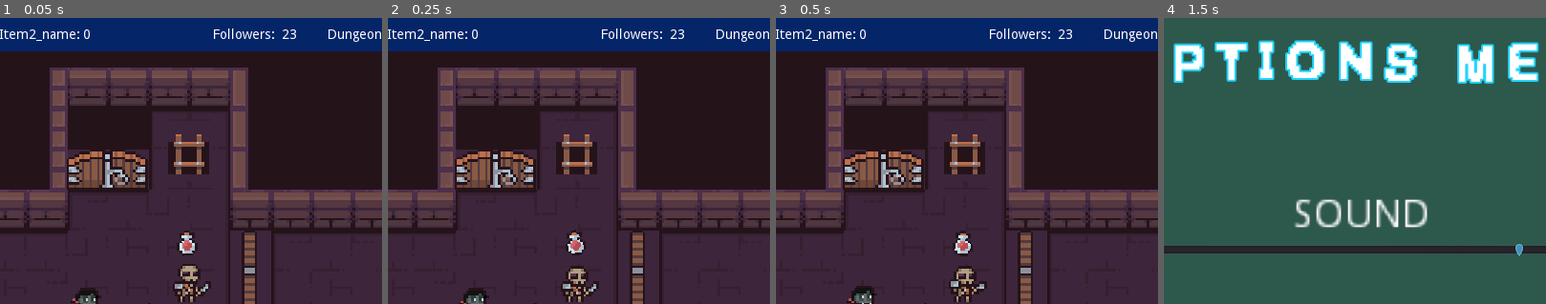
Above: before the commit, frames 1-4 (left to right).
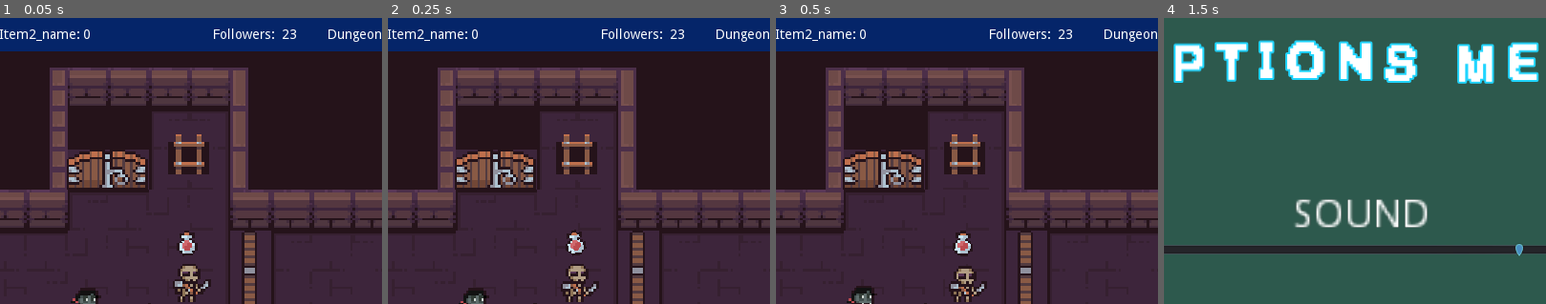
Above: after the commit, the same moments.

Repository: ktosox/Godot_Wild_06_2020
Game: Godot game, scene res://LEVELS/TEST/GameLevel.tscn
Same seed, same stepped clock (60 frames per second), same inputs: the game is played once before the commit and once after it. This scene is started directly instead of the project's main scene. Sound files missing from this copy of the repository are replaced by a short silence.
Inputs (mouse positions are % of the whole screen's width and height, from its top left):
- Up to frame 1 (0.05 s): no input
- Up to frame 2 (0.25 s): no input
- Up to frame 3 (0.5 s): no input
- Up to frame 4 (1.5 s): click "OPTIONS" at 0.5 s; move the mouse to (72, 45) at 1.27 s; press the mouse at (72, 45) at 1.28 s
The pictures show only the part of the screen within x 25-75%, y 2-52%; the shares and areas given below are measured in that part.

The runs differ from the first frame. In frame 1, 0.2% of the frame differs, in the area x 45-56%, y 91-98%; in frame 2, 0.3%, in the area x 46-53%, y 86-97%; in frame 3, 0.2%; in frame 4, nothing differs.

Commit message:
exported dailog skill data in to it's own JSON file

Diff:
--- a/Game/Battle/Battle_View.gd
+++ b/Game/Battle/Battle_View.gd
@@ -36,15 +36,19 @@
 onready var textField = $VBoxContainer/ButtonSpace/RichTextLabel
 
 export var dialogSkills ={
-	1: ["Point out how bad dungeon looks",3,2,0,1,-1],
-	2: ["Try to address monster honor/pride [PH]",3,1,2,-1,-1],
-	3: ["Badmouth current dungeon master",3,0,-1,1,-3],
-	4: ["Complain about low quality equipment",3,1,2,1,-1],
+	1: ["Pos",3,2,0,1,-1],
+	2: ["/pride [PH]",3,1,2,-1,-1],
+	3: ["er",3,0,-1,1,-3],
+	4: ["Copment",3,1,2,1,-1],
 	5: ["Address bad living conditions",6,1,1,2,-1],
 	6: ["Tell him, he deserves better than this",6,1,1,2,-1],
 	7: ["Tell him, current dungeon master doesnt deserve his services",6,2,0,0,-3],
 	8: ["Complain how dungeon master isnt taking care of his employees",6,1,0,1,-3],
 	9: ["Tell how you would improve it",2,0,1,0,-1],
+	10:["Give him nice decoration to his room",0,0,0,0,0],
+	11:["Convince him to join you [PH]",0,0,0,0,0],
+	12:["Promise high position in new dungeon order",0,0,0,0,0],
+	13:["Try to bribe him with one of your items",0,0,0,0,0]
 }
 
 
@@ -66,13 +70,30 @@
 
 # Called when the node enters the scene tree for the first time.
 func _ready():
-
+	load_dialog_skills()
 	randomize()
 	load_battle()
 
 
 	pass # Replace with function body.
-
+func load_dialog_skills():
+	var path = "res://JSONs/dialog_skills.json"
+	var file = File.new()
+	if not file.file_exists(path):
+		print("no file to load dialog skills")
+		return
+
+	file.open(path,file.READ)
+
+	var text = file.get_as_text()
+
+	var result = (parse_json(text))
+	for t in result:
+		dialogSkills[int(t)]=result[t].duplicate()
+
+	file.close()
+	print(dialogSkills)
+	pass
 
 func load_battle():
 	GM.currentBattle = self
@@ -176,6 +197,7 @@
 
 	var base_dmg = 0
 	var selected_skill = SM.get_skill(skill_map[bttn])
+	add_text("You use " + selected_skill["Name"])
 	#print(selected_skill)
 	if (selected_skill["Cooldown"]!=0):
 		button_map[bttn].CD = selected_skill["Cooldown"]
@@ -196,10 +218,7 @@
 	# if base_dmg > 0 then deal base_dmg+modifier to enemy HP
 	# else skip dealing dmg
 
-#	textField.append_bbcode("You "+skill[0]+", ")
-#	if(textField.get_line_count()>6):
-#		textField.remove_line(0)
-#	textField.newline()
+
 
 
 	enemy_turn()
@@ -222,9 +241,9 @@
 			skill_pool.erase(z)
 	var base_dmg = 0
 	var skillID = skill_pool[randi()%skill_pool.size()]
-	print("The selected skill is: ",skillID)
+
 	var selected_skill = SM.get_skill(5 +( GM.battleCallerData["type"]*5 )+skillID)
-	print(selected_skill)
+	add_text("The enemy used "+selected_skill["Name"])
 	if (selected_skill["Cooldown"]!=0):
 		enemySkillCooldowns[skillID] = selected_skill["Cooldown"]
 
@@ -362,7 +381,7 @@
 func progress_negotiation(bttn):
 	if(current_step==1):
 		chaos_bar.value+=2
-		convince_bar.value+=dialogSkills[bttn][1]+dialogSkills[bttn][2+randi()%4]
+		complete_negotiation(bttn)
 		negociate_step2(bttn)
 	elif(current_step==2):
 		chaos_bar.value+=2
@@ -370,16 +389,16 @@
 			1:
 				match(negotiation_branch):
 					1:
-						convince_bar.value+=dialogSkills[6][1]+dialogSkills[6][2+randi()%4]
+						complete_negotiation(6)
 						pass
 					2:
-						convince_bar.value+=dialogSkills[6][1]+dialogSkills[6][2+randi()%4]
+						complete_negotiation(6)
 						pass
 					3:
-						convince_bar.value+=dialogSkills[7][1]+dialogSkills[7][2+randi()%4]
+						complete_negotiation(7)
 						pass
 					4:
-						convince_bar.value+=dialogSkills[5][1]+dialogSkills[5][2+randi()%4]
+						complete_negotiation(5)
 						pass
 				#do math
 
@@ -388,16 +407,16 @@
 			2:
 				match(negotiation_branch):
 					1:
-						convince_bar.value+=dialogSkills[5][1]+dialogSkills[5][2+randi()%4]
+						complete_negotiation(5)
 						pass
 					2:
-						convince_bar.value+=dialogSkills[7][1]+dialogSkills[7][2+randi()%4]
+						complete_negotiation(7)
 						pass
 					3:
-						convince_bar.value+=dialogSkills[8][1]+dialogSkills[8][2+randi()%4]
+						complete_negotiation(8)
 						pass
 					4:
-						convince_bar.value+=dialogSkills[8][1]+dialogSkills[8][2+randi()%4]
+						complete_negotiation(8)
 						pass
 
 				negociate_step3(bttn)
@@ -415,28 +434,28 @@
 					1:
 						match(negotiation_sub_branch):
 							1:
-								convince_bar.value+=dialogSkills[5][1]+dialogSkills[5][2+randi()%4]
-							2:
-								convince_bar.value+=dialogSkills[6][1]+dialogSkills[6][2+randi()%4]
+								complete_negotiation(5)
+							2:
+								complete_negotiation(6)
 								pass
 					2:
 						match(negotiation_sub_branch):
 							1:
-								convince_bar.value+=dialogSkills[5][1]+dialogSkills[5][2+randi()%4]
-							2:
-								convince_bar.value+=dialogSkills[8][1]+dialogSkills[8][2+randi()%4]
+								complete_negotiation(5)
+							2:
+								complete_negotiation(8)
 					3:
 						match(negotiation_sub_branch):
 							1:
-								convince_bar.value+=dialogSkills[8][1]+dialogSkills[8][2+randi()%4]
-							2:
-								convince_bar.value+=dialogSkills[5][1]+dialogSkills[5][2+randi()%4]
+								complete_negotiation(8)
+							2:
+								complete_negotiation(5)
 					4:
 						match(negotiation_sub_branch):
 							1:
-								convince_bar.value+=dialogSkills[8][1]+dialogSkills[8][2+randi()%4]
-							2:
-								convince_bar.value+=dialogSkills[7][1]+dialogSkills[7][2+randi()%4]
+								complete_negotiation(8)
+							2:
+								complete_negotiation(7)
 				negociate_step4(bttn)
 				pass
 			2:
@@ -444,42 +463,53 @@
 					1:
 						match(negotiation_sub_branch):
 							1:
-								convince_bar.value+=dialogSkills[7][1]+dialogSkills[7][2+randi()%4]
-							2:
-								convince_bar.value+=dialogSkills[8][1]+dialogSkills[8][2+randi()%4]
+								complete_negotiation(7)
+							2:
+								complete_negotiation(8)
 					2:
 						match(negotiation_sub_branch):
 							1:
-								convince_bar.value+=dialogSkills[7][1]+dialogSkills[7][2+randi()%4]
-							2:
-								convince_bar.value+=dialogSkills[6][1]+dialogSkills[6][2+randi()%4]
+								complete_negotiation(7)
+							2:
+								complete_negotiation(6)
 					3:
 						match(negotiation_sub_branch):
 							1:
-								convince_bar.value+=dialogSkills[6][1]+dialogSkills[6][2+randi()%4]
-							2:
-								convince_bar.value+=dialogSkills[7][1]+dialogSkills[7][2+randi()%4]
+								complete_negotiation(6)
+							2:
+								complete_negotiation(7)
 					4:
 						match(negotiation_sub_branch):
 							1:
-								convince_bar.value+=dialogSkills[6][1]+dialogSkills[6][2+randi()%4]
-							2:
-								convince_bar.value+=dialogSkills[5][1]+dialogSkills[5][2+randi()%4]
+								complete_negotiation(6)
+							2:
+								complete_negotiation(5)
 				negociate_step4(bttn)
 				pass
 			3:
 				#do math
-				convince_bar.value+=dialogSkills[9][1]+dialogSkills[9][2+randi()%4]
+				complete_negotiation(9)
 				negociate_step1()
 				pass
 	elif(current_step==4):
 		chaos_bar.value+=1
 		#do math
-		convince_bar.value+=dialogSkills[9][1]+dialogSkills[9][2+randi()%4]
+		complete_negotiation(9)
 		negociate_step1()
 	pass
 
-
+func add_text(text):
+	textField.newline()
+	textField.append_bbcode(String(text) )
+	if(textField.get_line_count()>15):
+		textField.remove_line(0)
+
+	pass
+
+func complete_negotiation(selection):
+	convince_bar.value+=dialogSkills[selection][1]+dialogSkills[selection][enemy_type+2]
+	add_text(dialogSkills[selection][0])
+	pass
 
 func player_defeat():
 
--- a/Game/Battle/Battle_View.tscn
+++ b/Game/Battle/Battle_View.tscn
@@ -269,6 +269,37 @@
 -thrhrh"
 bttnID = 4
 
+[node name="StartFight" type="Button" parent="VBoxContainer/ButtonSpace"]
+margin_left = 600.0
+margin_top = 80.0
+margin_right = 693.0
+margin_bottom = 100.0
+rect_scale = Vector2( 2, 2 )
+text = "START FIGHT"
+__meta__ = {
+"_edit_use_anchors_": false
+}
+
+[node name="Options" type="Button" parent="VBoxContainer/ButtonSpace"]
+margin_left = 600.0
+margin_top = 16.0
+margin_right = 691.0
+margin_bottom = 36.0
+rect_scale = Vector2( 2, 2 )
+text = "OPTIONS"
+__meta__ = {
+"_edit_use_anchors_": false
+}
+
+[node name="ButtonBlocker" type="ColorRect" parent="VBoxContainer/ButtonSpace"]
+margin_top = -2.0
+margin_right = 800.0
+margin_bottom = 198.0
+color = Color( 0, 0, 0, 0.698039 )
+__meta__ = {
+"_edit_use_anchors_": false
+}
+
 [node name="RichTextLabel" type="RichTextLabel" parent="VBoxContainer/ButtonSpace"]
 margin_left = 192.0
 margin_top = 8.0
@@ -276,37 +307,7 @@
 margin_bottom = 192.0
 custom_fonts/normal_font = ExtResource( 4 )
 bbcode_enabled = true
-__meta__ = {
-"_edit_use_anchors_": false
-}
-
-[node name="StartFight" type="Button" parent="VBoxContainer/ButtonSpace"]
-margin_left = 600.0
-margin_top = 80.0
-margin_right = 693.0
-margin_bottom = 100.0
-rect_scale = Vector2( 2, 2 )
-text = "START FIGHT"
-__meta__ = {
-"_edit_use_anchors_": false
-}
-
-[node name="Options" type="Button" parent="VBoxContainer/ButtonSpace"]
-margin_left = 600.0
-margin_top = 16.0
-margin_right = 691.0
-margin_bottom = 36.0
-rect_scale = Vector2( 2, 2 )
-text = "OPTIONS"
-__meta__ = {
-"_edit_use_anchors_": false
-}
-
-[node name="ButtonBlocker" type="ColorRect" parent="VBoxContainer/ButtonSpace"]
-margin_top = -2.0
-margin_right = 800.0
-margin_bottom = 198.0
-color = Color( 0, 0, 0, 0.698039 )
+scroll_following = true
 __meta__ = {
 "_edit_use_anchors_": false
 }
--- a/Game/Items/Potion.gd
+++ b/Game/Items/Potion.gd
@@ -4,7 +4,7 @@
 # Declare member variables here. Examples:
 # var a = 2
 # var b = "text"
-export var health = true
+var health = true
 export var big = true
 
 var small_health = Vector2(128,144)
--- a/Game/Items/chest/Chest.gd
+++ b/Game/Items/chest/Chest.gd
@@ -1,11 +1,14 @@
 extends Node2D
+
+var potion_scene = preload("res://Items/Potion.tscn")
+var key_scene = preload("res://Items/Key.tscn")
 
 
 # Declare member variables here. Examples:
 # var a = 2
 # var b = "text"
-export var item_type = 0
-export var item_ammount = 0
+export var item_type = 1
+#export var item_ammount = 0
 
 # Called when the node enters the scene tree for the first time.
 func _ready():
@@ -20,11 +23,31 @@
 func _on_HitBox_area_entered(area):
 	$Sprite.animation = "open"
 	$Fade.play("New Anim")
+	var new_item
 	match(item_type):
 		1:
+			new_item = potion_scene.instance()
+			new_item.big = false
+			#potion_small
 			pass
 		2:
+			new_item = potion_scene.instance()
+			new_item.big = true
+			#potion_big
 			pass
 		3:
+			new_item = key_scene.instance()
+
+			#key
 			pass
+		4:
+			#item1
+			pass
+		5:
+			#item2
+			pass
+	if(new_item!=null):
+		new_item.global_position = global_position
+		GM.current_level.add_child(new_item)
+	$HitBox.queue_free()
 	pass # Replace with function body.
--- /dev/null
+++ b/Game/JSONs/dialog_skills.json
@@ -0,0 +1,15 @@
+{
+	"1" : ["Point out how bad dungeon looks",3,2,0,1,-1],
+	"2" : ["Try to address monster honor/pride [PH]",3,1,2,-1,-1],
+	"3" : ["Badmouth current dungeon master",3,0,-1,1,-3],
+	"4": ["Complain about low quality equipment",3,1,2,1,-1],
+	"5": ["Address bad living conditions",6,1,1,2,-1],
+	"6": ["Tell him, he deserves better than this",6,1,1,2,-1],
+	"7": ["Tell him, current dungeon master doesnt deserve his services",6,2,0,0,-3],
+	"8": ["Complain how dungeon master isnt taking care of his employees",6,1,0,1,-3],
+	"9": ["Tell how you would improve it",2,0,1,0,-1],
+	"10":["Give him nice decoration to his room",0,0,0,0,0],
+	"11":["Convince him to join you [PH]",0,0,0,0,0],
+	"12":["Promise high position in new dungeon order",0,0,0,0,0],
+	"13":["Try to bribe him with one of your items",0,0,0,0,0]
+}
--- a/Game/LEVELS/TEST/GameLevel.tscn
+++ b/Game/LEVELS/TEST/GameLevel.tscn
@@ -505,7 +505,7 @@
 position = Vector2( 32.1772, 56.0328 )
 
 [node name="AnimatedSprite" parent="Player/Location" index="2"]
-frame = 3
+frame = 2
 
 [node name="Items" type="Node2D" parent="."]
 
